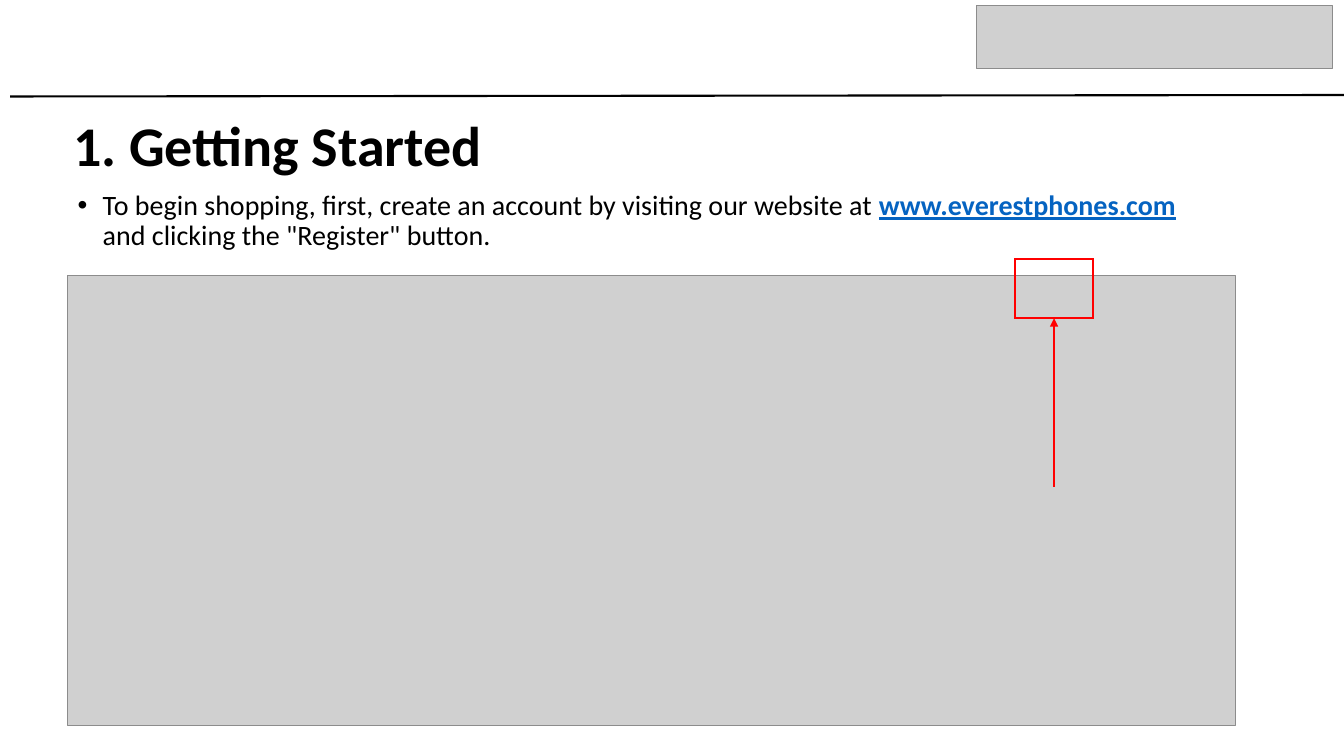
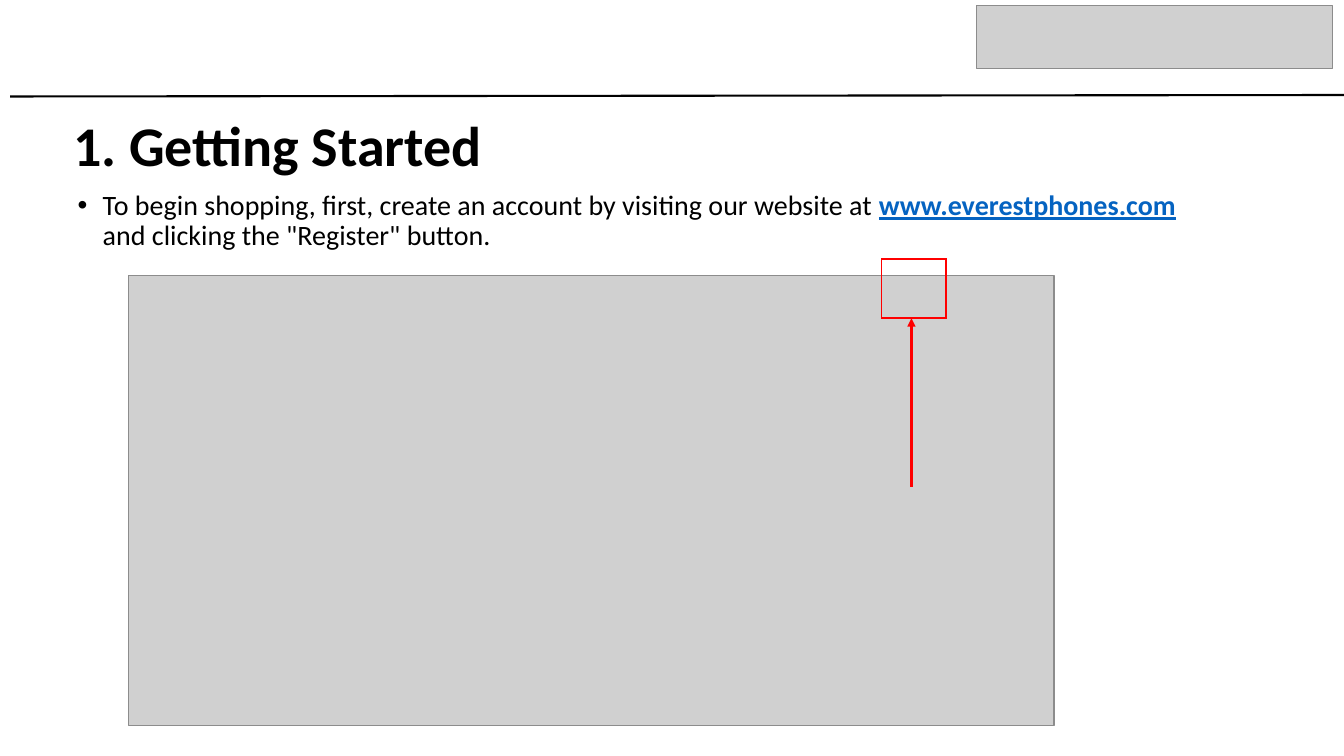
Before and after one commit to bidhan948/Everest-Phones-User-Manual, a slide deck: slide 2 of EVEREST PHONES.pptx. Drawn at 1344x756 pixels with LibreOffice and Linux fonts; fonts in the diff are those of the drawing; grey boxes stand for pictures. Boxes give left, top, right and bottom in pixels: in the first picture for what was removed or moved away, otherwise in the second. Text is boxed around its words. In the diff, an @@ line names an element or a change of style, - is before the commit and + after.

```diff
--- a/EVEREST PHONES.pptx
+++ b/EVEREST PHONES.pptx
@@ rectangle: place and size @@
-rectangle at (1015, 259, 1093, 319)
+rectangle at (882, 259, 947, 319)
@@ picture: place and size @@
-picture at (68, 276, 1236, 726)
+picture at (128, 276, 1055, 726)
@@ arrow moved from (1055, 487) - (1055, 319) to (911, 487) - (911, 319) @@
```
Also in this commit, not shown: 3 other slides changed, 9 slides added.
